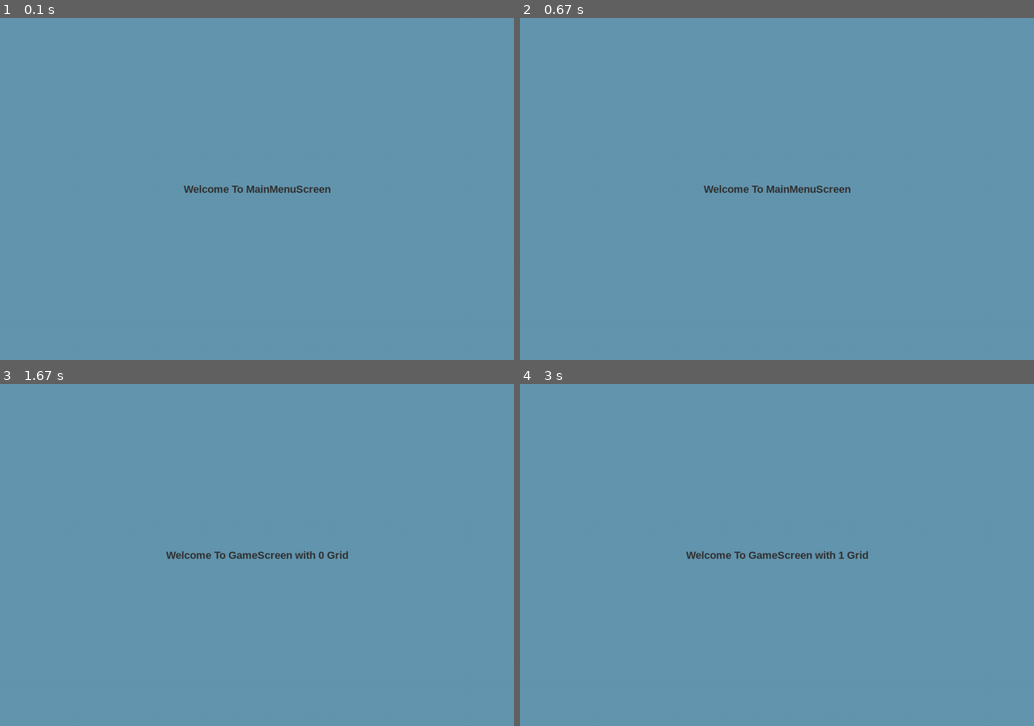
Above: before the commit, frames 1-4 (two rows, left to right).
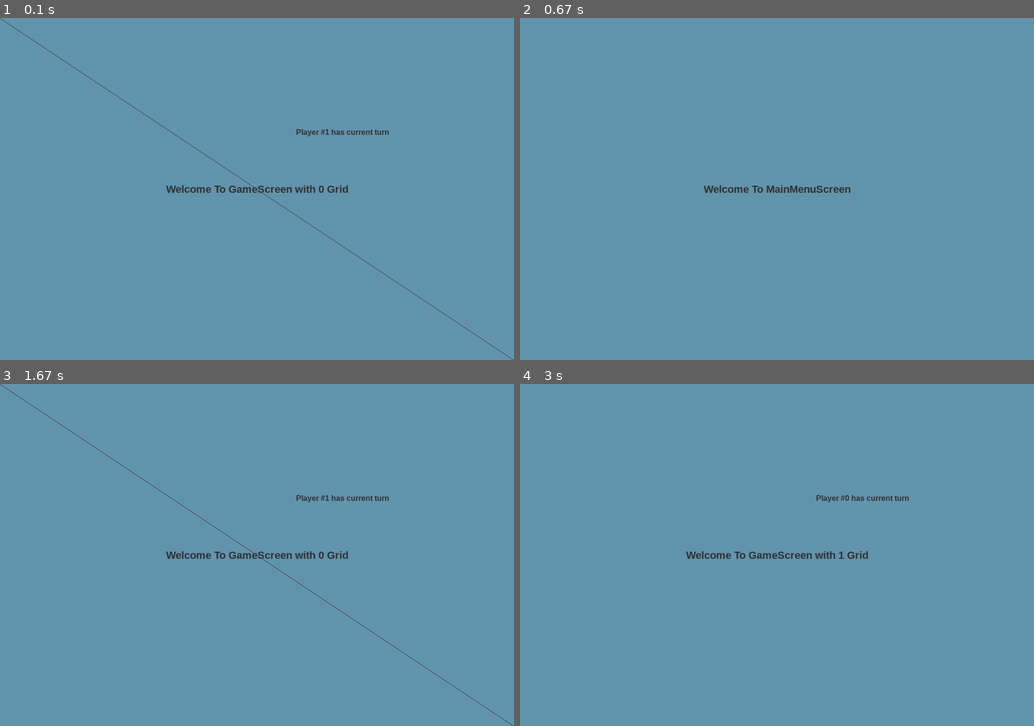
Above: after the commit, the same moments.

Repository: CoDen256/TicTacToe
Game: pygame game, started from app/TicTacToe.py
Two runs of this game, one before a commit and one after it. Both use one fixed random seed, a clock stepped at 60 frames per second and the inputs below.
Inputs:
- Up to frame 1 (0.1 s): no input
- Up to frame 2 (0.67 s): tap Space at 0.33 s
- Up to frame 3 (1.67 s): tap 1 at 0.67 s; tap Space at 1.07, 1.37 s; tap 0 at 1.5 s
- Up to frame 4 (3 s): tap Space at 1.9 s; tap 1 at 2.67 s

The runs differ from the first frame. In frame 1, 0.9% of the frame differs, in the area x 0-100%, y 0-100%; in frame 2, nothing differs; in frame 3, 0.4%; in frame 4, 0.2%.

Commit message:
small fixes

Diff:
--- a/app/TicTacToe.py
+++ b/app/TicTacToe.py
@@ -1,7 +1,6 @@
 import pygame
 
 import screens.screen_manager as screen_manager
-
 from utils import *
 
 
@@ -38,4 +37,5 @@
         quit_game()
 
 game = TicTacToe(1080, 720)
-game.run("MainMenu")
+game.type = 0
+game.run("Game")
--- a/app/grids/ExpandableGrid.py
+++ b/app/grids/ExpandableGrid.py
@@ -22,3 +22,6 @@
 
     def add(self, value, position):
         pass
+
+    def render(self, surface):
+        pass
--- a/app/grids/Grid.py
+++ b/app/grids/Grid.py
@@ -23,3 +23,8 @@
     def add(self, value, position):
         """ Adds an input to position (relative to grid) """
         pass
+
+    @abstractmethod
+    def render(self, surface):
+        """Renders the particular grid to a surface"""
+        pass
--- a/app/grids/StaticGrid.py
+++ b/app/grids/StaticGrid.py
@@ -1,8 +1,9 @@
 from grids.Grid import Grid
+import pygame.gfxdraw as pydraw
 
 
 class StaticGrid(Grid):
-    def __init__(self, w=20, h=10):
+    def __init__(self, w=3, h=3):
         self.cells = [[0 for i in range(w)] for j in range(h)]
         self.width = w
         self.height = h
@@ -22,3 +23,7 @@
 
     def add(self, value, position):
         pass
+
+    def render(self, surface):
+        surface_w, surface_h = surface.get_size()
+        pydraw.line(surface, 0, 0, surface_w, surface_h, (50, 50, 50))
--- /dev/null
+++ b/app/hud/ui.py
@@ -0,0 +1,3 @@
+class HUD():
+    def __init__(self, scores):
+        self.scores = scores
--- a/app/players/AIComponent.py
+++ b/app/players/AIComponent.py
@@ -40,6 +40,8 @@
             x, y = move[0], move[1]
 
         self.set_move(x, y, self.computer, grid)
+
+        # Has to return position
 
     def compute_next_move_exp(self, grid):
         # For expandable grid
--- a/app/players/Computer.py
+++ b/app/players/Computer.py
@@ -10,10 +10,12 @@
 
     def onTurn(self):
         position = None
+
         if isinstance(self.grid, ExpandableGrid):
-            position = self.ai_component.compute_next_move(self.grid)
+            position = self.ai_component.compute_next_move_exp(self.grid)
         else:
-            position = self.ai_component.compute_next_move_exp(self.grid)
+            position = self.ai_component.compute_next_move_3x3(self.grid)
+
         self.makeMove(position)
 
         return True
--- a/app/players/Human.py
+++ b/app/players/Human.py
@@ -11,7 +11,7 @@
         if pos is None:
             return
 
-        return makeMove(position)
+        return makeMove(pos)
 
     def makeMove(self, position):
         # Convert position from absolute to cell position
--- a/app/players/Player.py
+++ b/app/players/Player.py
@@ -9,7 +9,7 @@
 
     @abstractmethod
     def onTurn(self):
-        """ Methods that is called on each turn  -> bool"""
+        """ Methods that is called on each turn -> bool"""
         pass
 
     @abstractmethod
--- a/app/screens/GameScreen.py
+++ b/app/screens/GameScreen.py
@@ -20,13 +20,12 @@
         self.surface = pygame.Surface(self.game.size)
 
         self.grid = [StaticGrid(), ExpandableGrid()][self.type]
-        self.player0 = Human(self.grid, 0)
-        self.player1 = Human(self.grid, 1)
 
-        self.players = [self.player0, self.player1]
+        self.players = [Human(self.grid, 1), Human(self.grid, -1)]
+        # num = (id + 2) % 3
 
-        self.currentId = randint(0, 1)
-        self.current = self.players[self.currentId]
+        self.currentPLayerNum = randint(0, 1)
+        self.update_current()
 
     def handleInput(self):
         for e in pygame.event.get():
@@ -42,20 +41,29 @@
 
     def update(self):
         self.grid.updateInput()
-        self.current = self.players[self.currentId]
+        self.update_current()
 
         if not self.current.onTurn():
             pass
         else:
             self.grid.updateScore()
-            self.currentId = 1 - self.currentId
+            self.currentPLayerNum = 1 - self.currentPLayerNum
 
     def render(self):
         self.game.window.blit(self.surface, (0, 0))
         self.surface.fill((100, 150, 175))
 
+        self.grid.render(self.surface)
+
         toast(self.surface,
               "Welcome To GameScreen with {} Grid".format(self.type),
               20, (50, 50, 50), self.game.w/2, self.game.h/2)
 
+        toast(self.surface,
+              "Player #{} has current turn".format(self.currentPLayerNum),
+              15, (50, 50, 50), self.game.w*2/3, self.game.h/3)
+
         pygame.display.flip()
+
+    def update_current(self):
+        self.current = self.players[self.currentPLayerNum]
